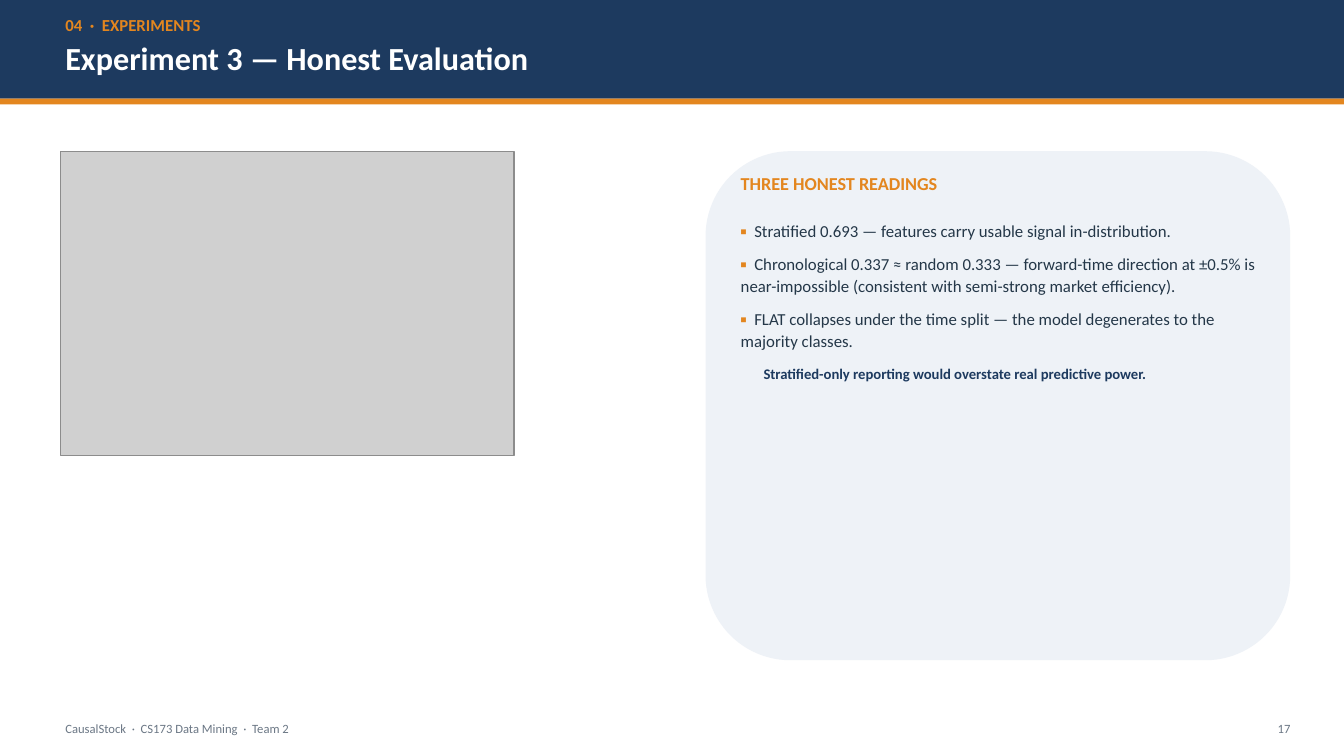
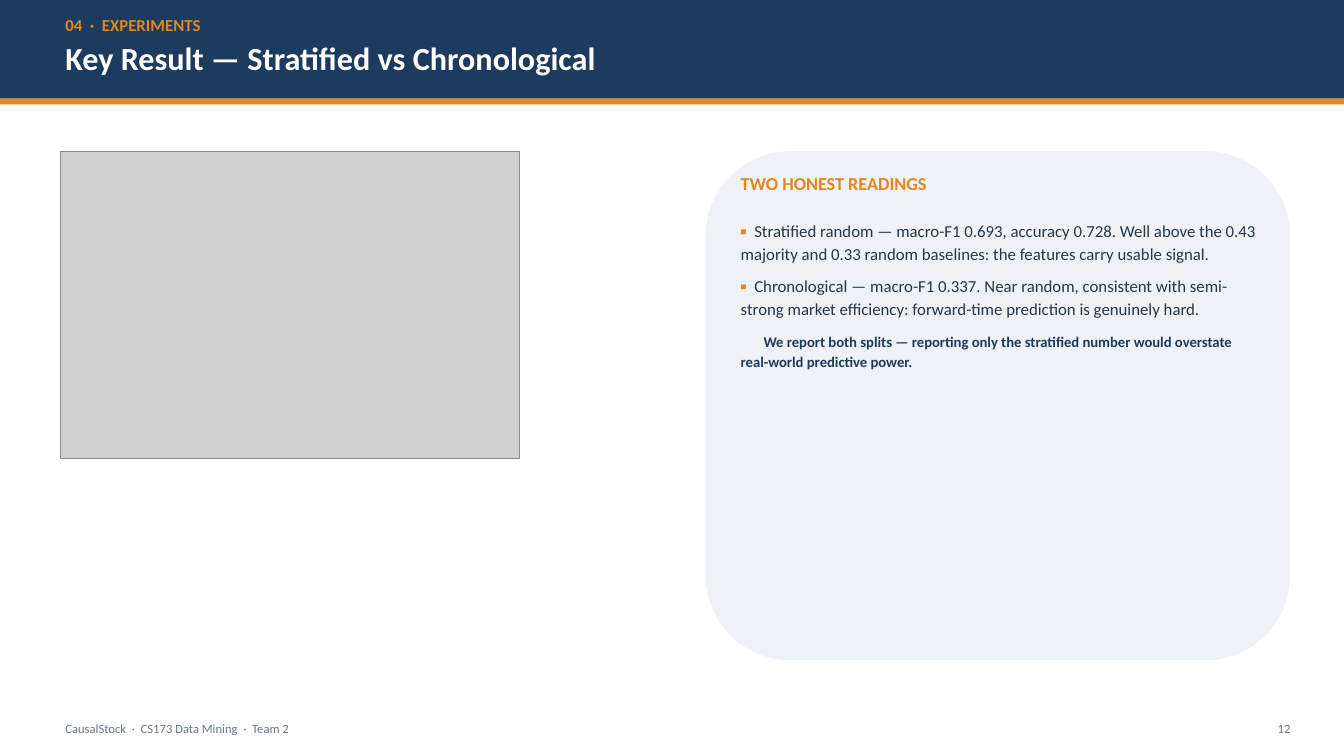
Before and after one commit to LovelyC-kx/dddmmm, a slide deck: slide 12 of DirectionA/docs/final-deck/CausalStock_CS173_Final.pptx (slide 17 before the commit). Drawn at 1344x756 pixels with LibreOffice and Linux fonts; fonts in the diff are those of the drawing; grey boxes stand for pictures. Boxes give left, top, right and bottom in pixels: in the first picture for what was removed or moved away, otherwise in the second. Text is boxed around its words. In the diff, an @@ line names an element or a change of style, - is before the commit and + after.

```diff
--- a/DirectionA/docs/final-deck/CausalStock_CS173_Final.pptx
+++ b/DirectionA/docs/final-deck/CausalStock_CS173_Final.pptx
@@ text at box(65, 47, 596, 76): text changed @@
-Experiment 3 — Honest Evaluation
+Key Result — Stratified vs Chronological
@@ picture: place and size @@
-picture at box(60, 151, 514, 455)
+picture at box(60, 151, 519, 459)
@@ text at box(741, 178, 926, 190): text changed @@
-THREE HONEST READINGS
+TWO HONEST READINGS
@@ text at box(741, 225, 1256, 370): text changed @@
-▪ Stratified 0.693 — features carry usable signal in-distribution.
-▪ Chronological 0.337 ≈ random 0.333 — forward-time direction at ±0.5% is near-impossible (consistent with semi-strong market efficiency).
-▪ FLAT collapses under the time split — the model degenerates to the majority classes.
-Stratified-only reporting would overstate real predictive power.
+▪ Stratified random — macro-F1 0.693, accuracy 0.728. Well above the 0.43 majority and 0.33 random baselines: the features carry usable signal.
+▪ Chronological — macro-F1 0.337. Near random, consistent with semi-strong market efficiency: forward-time prediction is genuinely hard.
+We report both splits — reporting only the stratified number would overstate real-world predictive power.
@@ text at box(1278, 725, 1291, 733): text changed @@
-17
+12
```
Also in this commit, not shown: 7 other slides changed, 8 slides added, 11 slides removed, 3 other files.
